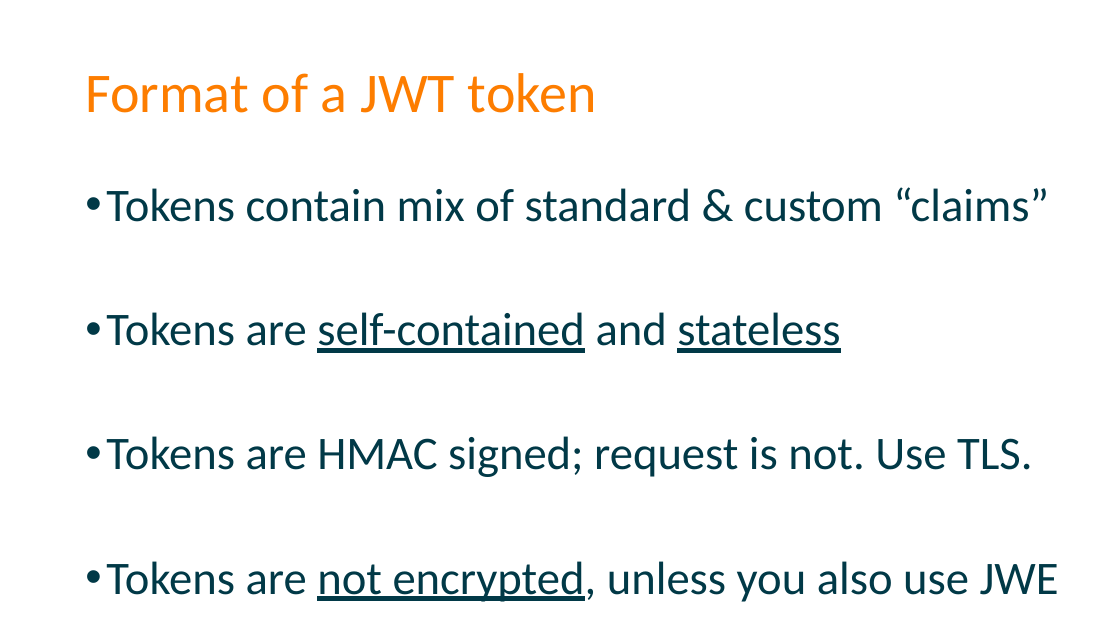
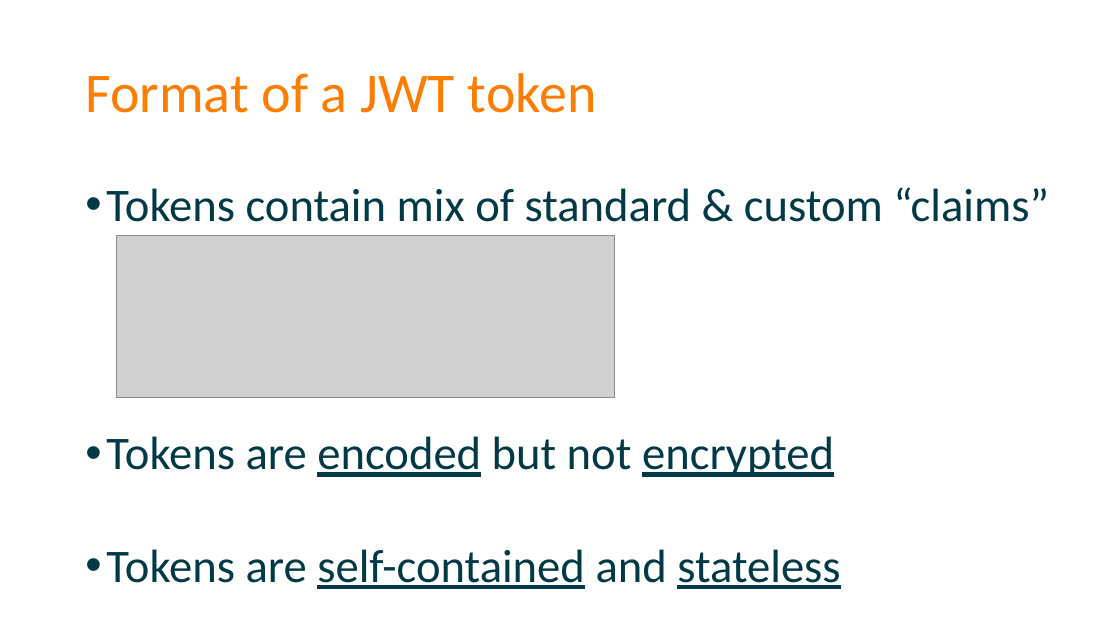
Before and after one commit to spetryjohnson/Securing-Your-API-Endpoints, a slide deck: slide 33 of Securing Your API Endpoints.pptx (slide 40 before the commit). Drawn at 1120x630 pixels with LibreOffice and Linux fonts; fonts in the diff are those of the drawing; grey boxes stand for pictures. Boxes give left, top, right and bottom in pixels: in the first picture for what was removed or moved away, otherwise in the second. Text is boxed around its words. In the diff, an @@ line names an element or a change of style, - is before the commit and + after.

```diff
--- a/Securing Your API Endpoints.pptx
+++ b/Securing Your API Endpoints.pptx
@@ picture added at (x1=117, y1=236, x2=615, y2=397) @@
@@ text at (x1=106, y1=436, x2=834, y2=477): paragraph added @@
+• Tokens are encoded but not encrypted
@@ text at (x1=106, y1=436, x2=1059, y2=602): paragraphs removed @@
-• Tokens are HMAC signed; request is not. Use TLS.
-• Tokens are not encrypted, unless you also use JWE
```
Also in this commit, not shown: 3 other slides changed, 8 slides added, 16 slides removed, 3 other files.
